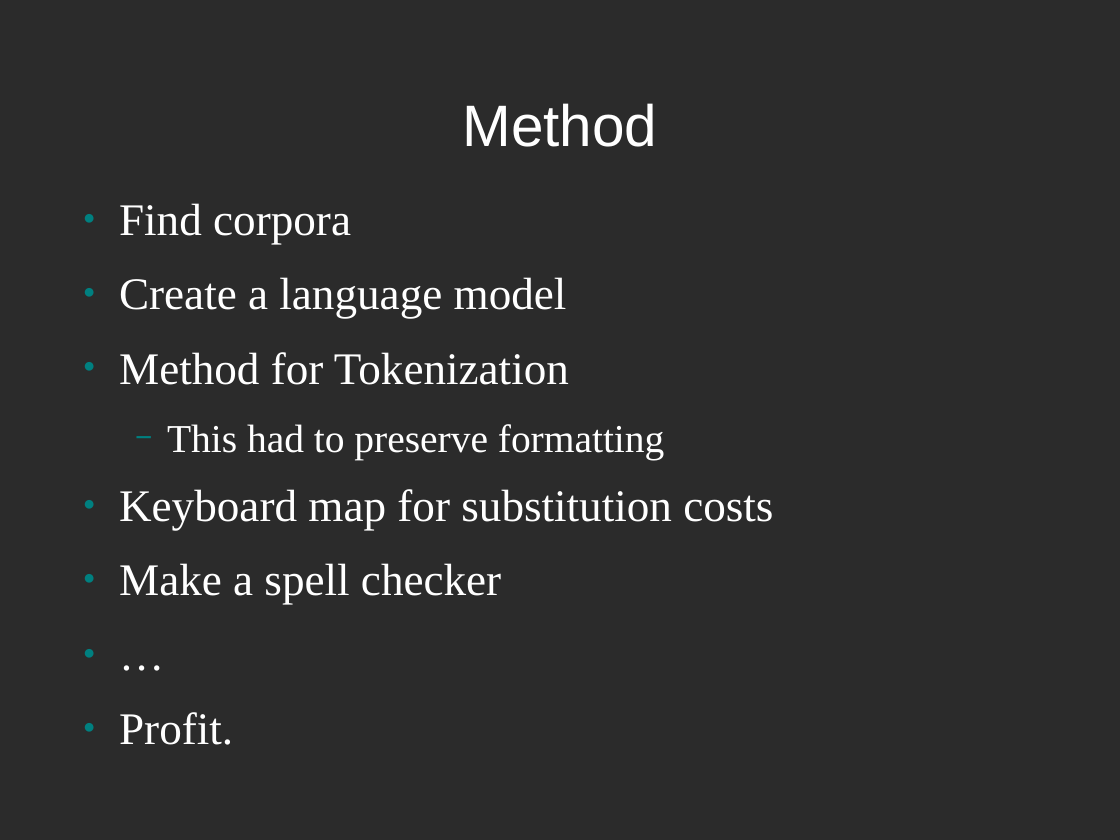
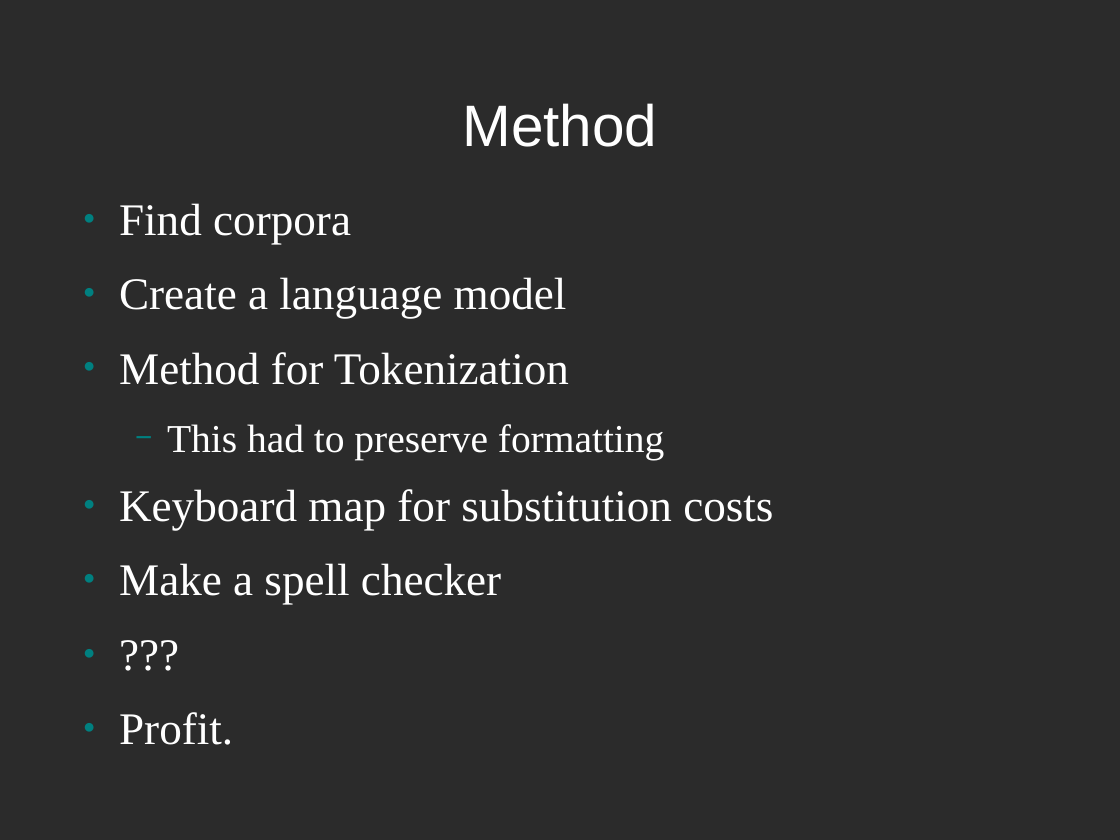
Before and after one commit to Machyne/Spelling, a slide deck: slide 3 of papers/presentation.odp. Drawn at 1120x840 pixels with LibreOffice and Linux fonts; fonts in the diff are those of the drawing; background and template pictures are left out; a plain dark background stands for a picture behind light text. Boxes give left, top, right and bottom in pixels: in the first picture for what was removed or moved away, otherwise in the second. Text is boxed around its words. In the diff, an @@ line names an element or a change of style, - is before the commit and + after.

```diff
--- a/papers/presentation.odp
+++ b/papers/presentation.odp
@@ text at <box>119,203,773,745</box>: text changed @@
-● …
+● ???
```
Also in this commit, not shown: 1 other slide changed, 12 other files.
